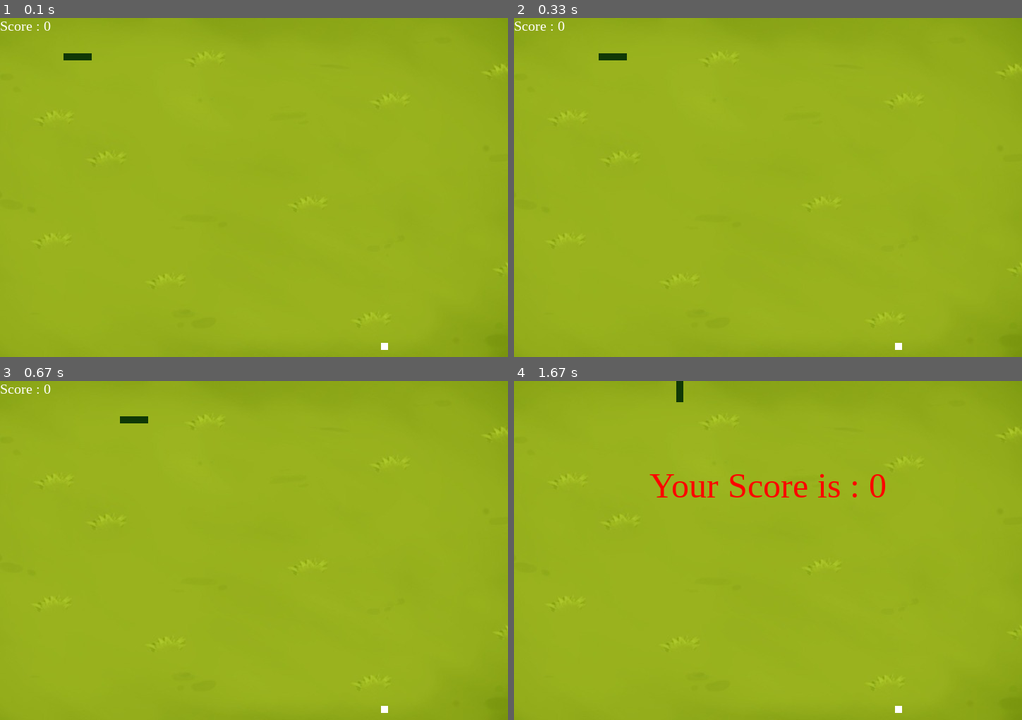
Above: before the commit, frames 1-4 (two rows, left to right).
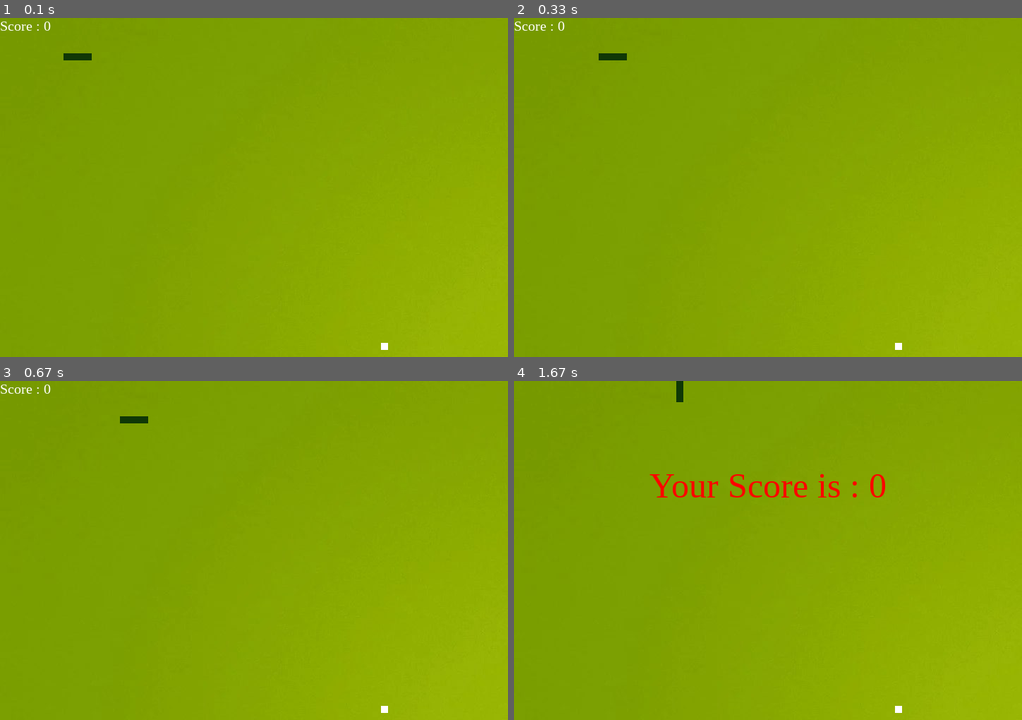
Above: after the commit, the same moments.

Repository: lscantelbury/Snake
Game: pygame game, started from snake.py
Same seed, same stepped clock (60 frames per second), same inputs: the game is played once before the commit and once after it.
Inputs:
- Up to frame 1 (0.1 s): no input
- Up to frame 2 (0.33 s): no input
- Up to frame 3 (0.67 s): no input
- Up to frame 4 (1.67 s): hold Up 0.83-1.3 s

The runs differ from the first frame. In frame 1, 88% of the frame differs, in the area x 0-100%, y 0-100%; in frame 2, 88%; in frame 3, 88%; in frame 4, 87%.

Commit message:
New Background

Diff:
--- a/menu.py
+++ b/menu.py
@@ -18,3 +18,15 @@
 
 def quitgame():
     quitgame_button = pygame.image.load()
+
+def menu:
+    menu = True
+
+    while menu:
+        for event in pygame.event.get()
+        print(event)
+        if event.type == pygame.QUIT:
+            pygame.quit()
+            quit()
+        .pygame.image.load("/assets/luis.coimbra_menu")
+    pygame.draw.rect(gameDisplay)
--- a/snake.py
+++ b/snake.py
@@ -49,7 +49,7 @@
 # inital score
 score = 0
 
-background = pygame.image.load('assets/grama.png')
+background = pygame.image.load('assets/snake.png')
 
 # displaying Score function
 def show_score(choice, color, font, size):
Binary file added: assets/snake.png
